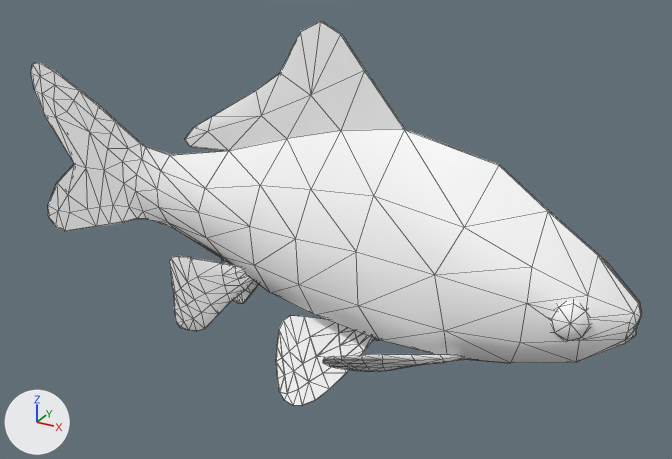
What one commit did to the FBX model gym_fish/assets/fbx_models/fish_new_all_fins.fbx.
The view is the same before and after, from a 50 mm lens placed at (0.00228, -0.00368, 0.00183), pointed at (0.00022, 0.00007, -0.00005). The lights are fixed; the arrows at lower left show +X, +Y and +Z. Mesh edges are drawn as thin lines. Where no turn or scale is listed for an object, it has been applied to the vertices.

The older version as bpy lines, for what is in view:
```python
me_mesh = bpy.data.meshes.new('Mesh')
me_mesh.from_pydata(...)  # 766 vertices, 1484 faces; spans x -0.00173..0.00173, y -0.00068..0.00068, z -0.00083..0.00099
me_mesh.materials.append(mat_m_grey3)  # its picture is missing
ob_polysurface1 = bpy.data.objects.new('polysurface1', me_mesh)
ob_polysurface1.location = (0.0, 0.0, 0.0)
```
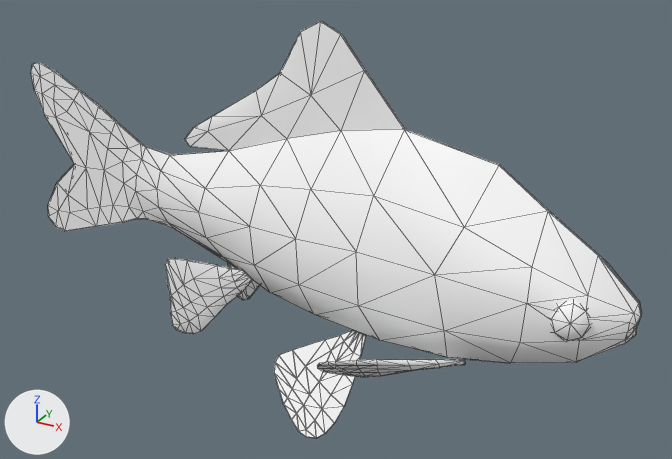
Location of each change, (x1, y1, x2, y2) in pixels of the pictures (672 x 459 px; the box of a moved part takes in the faces that stretch with it):
'polysurface1', reshaped (8% taller)
    before: (31, 21, 642, 406)
    after: (31, 21, 642, 438)
part 1 of me_mesh, moved or reshaped
    before: (323, 354, 467, 372)
    after: (317, 359, 465, 377)
part 2 of me_mesh, moved or reshaped
    before: (276, 315, 375, 406)
    after: (274, 330, 367, 438)
part 3 of me_mesh, moved or reshaped
    before: (169, 256, 253, 331)
    after: (165, 258, 253, 334)
part 4 of me_mesh, moved or reshaped
    before: (222, 259, 259, 303)
    after: (228, 263, 260, 300)

Edits to the bpy script that builds the scene:
```text
Change me_mesh:
    where me_mesh.from_pydata(...)  # 766 vertices, 1484 faces; spans x -0.00173..0.00173, y -0.00068..0.00068, z -0.00083..0.00099
    used by ob_polysurface1; location = (0.0, 0.0, 0.0)
    me_mesh part 1: the loose piece of 80 vertices spanning x 0.00052..0.00105, y -0.00068..-0.00016, z -0.00056..-0.00027 is moved by (0.0, -0.00005, 0.0)
    me_mesh part 2: the loose piece of 80 vertices spanning x 0.00004..0.00053, y -0.00038..-0.00006, z -0.00083..-0.00046 is multiplied about its middle by the matrix ((0.911, -0.174, -0.375), (0.153, 0.985, -0.085), (0.384, 0.019, 0.923)), then moved by (0.00009, -0.00011, -0.00005)
    me_mesh part 3: the loose piece of 80 vertices spanning x -0.00065..-0.00019, y -0.00021..-0.00005, z -0.00072..-0.00028 is moved by (0.0, -0.00003, 0.0)
    me_mesh part 4: the loose piece of 80 vertices spanning x -0.00063..-0.00017, y 0.00008..0.00025, z -0.00072..-0.00028 is moved by (0.0, 0.00005, 0.0)
```
